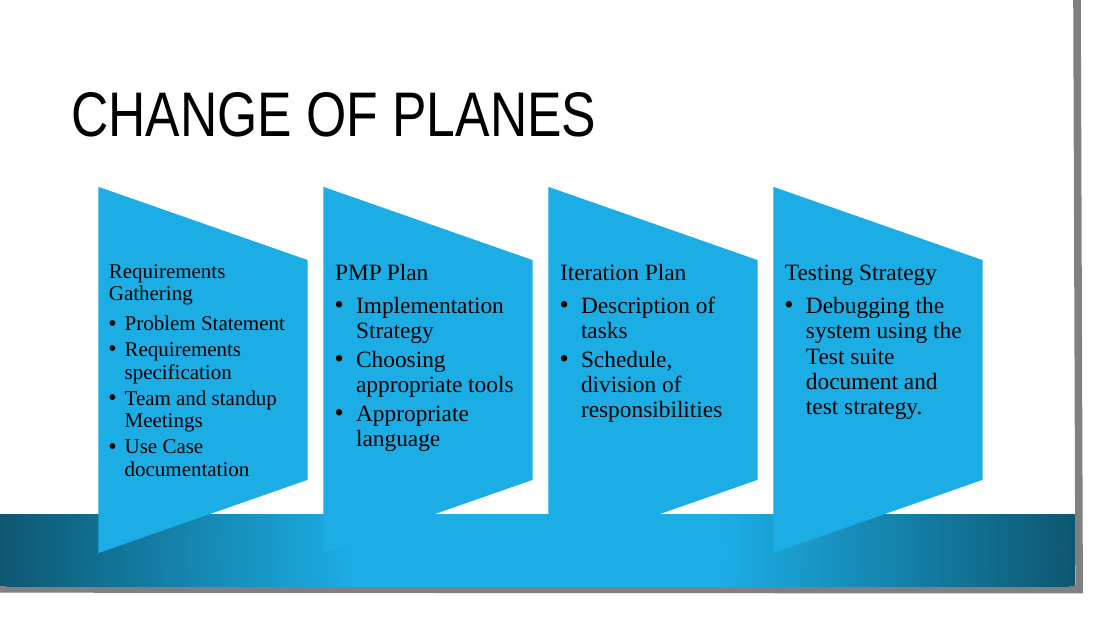
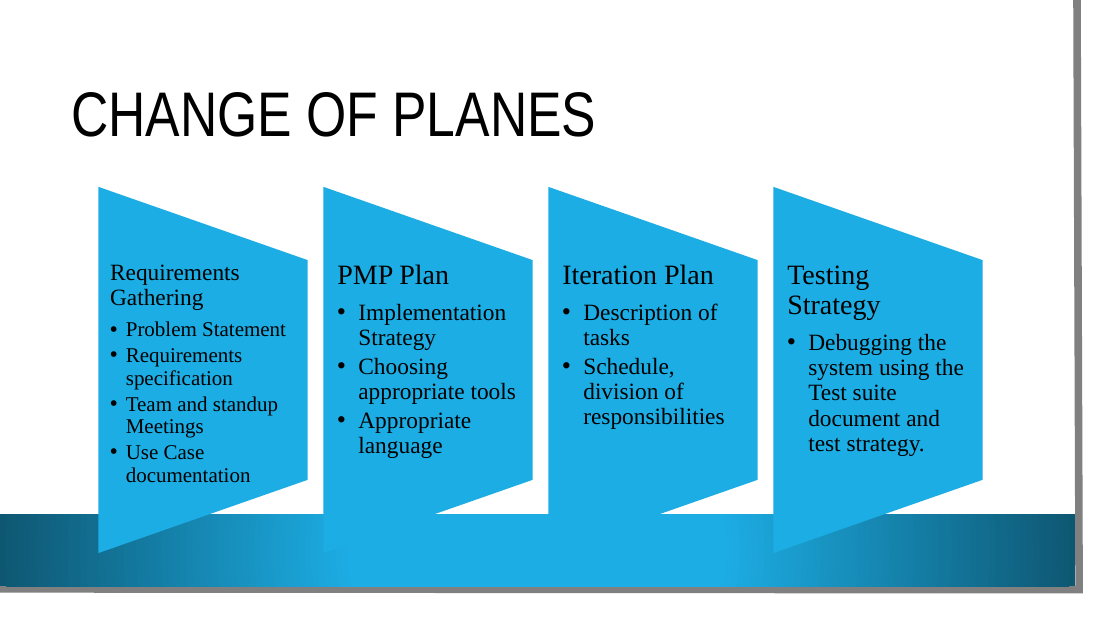
Before and after one commit to VamsiDevalla/Student-Attendance-Tracking, a slide deck: slide 12 of final ppt.pptx (slide 11 before the commit). Drawn at 1120x630 pixels with LibreOffice and Linux fonts; fonts in the diff are those of the drawing; background and template pictures are left out. Boxes give left, top, right and bottom in pixels: in the first picture for what was removed or moved away, otherwise in the second. Text is boxed around its words. In the diff, an @@ line names an element or a change of style, - is before the commit and + after.

```diff
--- a/final ppt.pptx
+++ b/final ppt.pptx
@@ text at (110, 264, 240, 310): size 18 to 20 pt in "Requirements Gathering" @@
@@ text at (337, 264, 449, 285): size 20 to 24 pt in "PMP Plan"; more space between paragraphs @@
@@ text at (562, 264, 714, 285): size 20 to 24 pt in "Iteration Plan"; more space between paragraphs @@
@@ text at (787, 265, 880, 320): size 20 to 24 pt in "Testing Strategy"; more space between paragraphs @@
```
Also in this commit, not shown: 3 other slides changed, 5 slides added, 1 slide removed.
